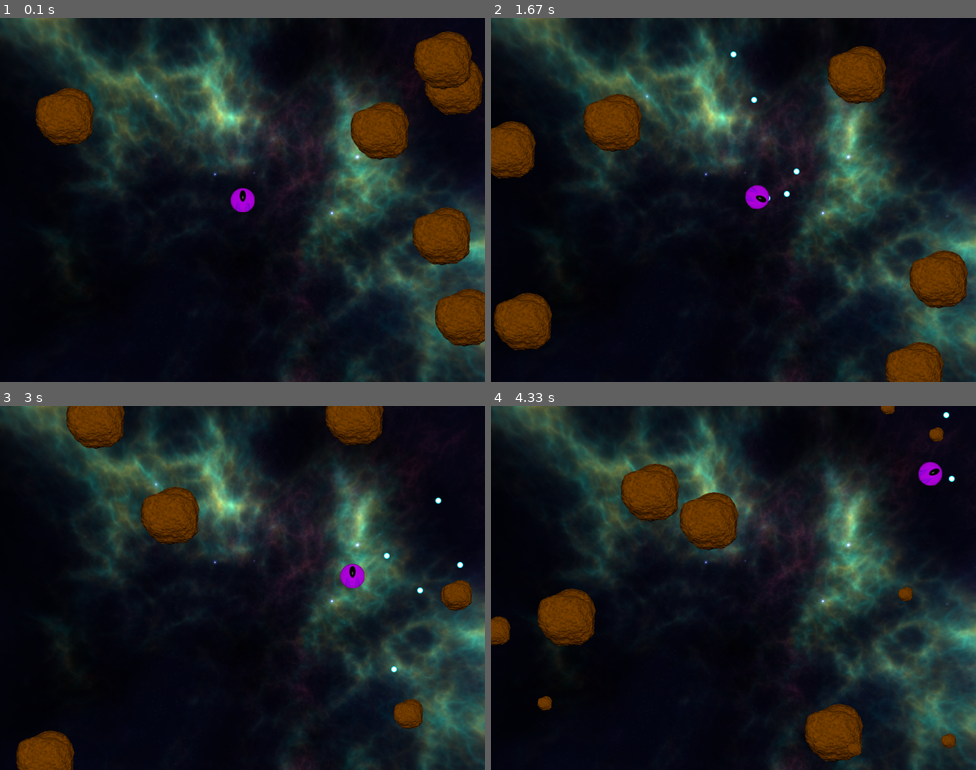
Above: before the commit, frames 1-4 (two rows, left to right).
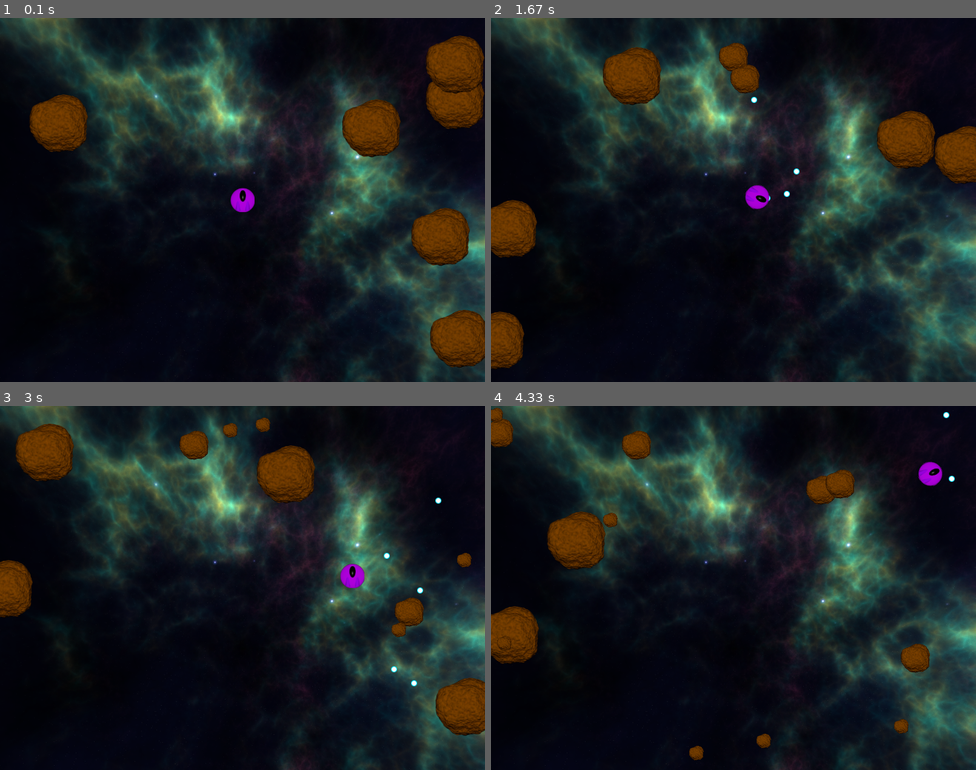
Above: after the commit, the same moments.

Repository: k12-jowhite/MyRealPython
Game: pygame game, started from awesome_pygame_project/Space_Rocks/__main__.py
The game is run twice, just before and just after one commit, with the same random seed, the same clock (stepped at 60 frames per second) and the same inputs.
Inputs:
- Up to frame 1 (0.1 s): no input
- Up to frame 2 (1.67 s): tap Space at 0.33, 0.73, 1.03, 1.23, 1.57 s; hold Right 0.67-1.13 s; hold Up 1.17-1.47 s; hold Right from 1.5 s (still down)
- Up to frame 3 (3 s): tap Space at 1.87, 2.07, 2.37, 2.63, 2.93 s; release Right at 1.97 s; hold Left 2-2.53 s; hold Left 2.57-2.97 s
- Up to frame 4 (4.33 s): hold Up 3-3.37 s; tap Space at 3.07, 3.47, 3.77, 4.13 s; hold Right 3.4-4.03 s; hold Left from 4.07 s (still down)

The runs differ from the first frame. In frame 1, 5.4% of the frame differs, in the area x 6-100%, y 3-96%; in frame 2, 15%, in the area x 0-100%, y 6-100%; in frame 3, 12%; in frame 4, 11%.

Commit message:
Add Shields and Asteroid.Reflect

Diff:
--- a/awesome_pygame_project/Space_Rocks/game.py
+++ b/awesome_pygame_project/Space_Rocks/game.py
@@ -69,9 +69,16 @@
         if self.spaceship :
             for asteroid in self.asteroids :
                 if asteroid.collides_with(self.spaceship) :
-                    self.spaceship = None
-                    self.message = "You lost!"
-                    break
+                    print(self.spaceship.shield)
+                    if self.spaceship.shield == 0 :
+                        self.spaceship = None
+                        self.message = "You lost!"
+                        break
+                    else :
+                        ship_direction = self.spaceship.direction
+                        self.asteroids.remove(asteroid)
+                        asteroid.reflect(ship_direction)
+                        self.spaceship.shield -= 1
         for bullet in self.bullets[:] :
             for asteroid in self.asteroids[:] :
                 if asteroid.collides_with(bullet) :
--- a/awesome_pygame_project/Space_Rocks/models.py
+++ b/awesome_pygame_project/Space_Rocks/models.py
@@ -27,10 +27,11 @@
     MANEUVERABILITY = 3
     ACCELERATION = 0.1
     BULLET_SPEED = 3
-
+    SHIELD_MAX = 10
     def __init__(self, position, create_bullet_callback) :
         self.create_bullet_callback = create_bullet_callback
         self.laser_sound = load_sound("laser")
+        self.shield = self.SHIELD_MAX
         # Make a copy of the original UP vector
         self.direction = Vector2(UP)
         super().__init__(position, load_sprite("spaceship"), Vector2(0))
@@ -57,8 +58,9 @@
         self.laser_sound.play()
 
 class Asteroid(GameObject) :
-    def __init__(self, position, create_asteroid_callback, size=3) :
+    def __init__(self, position, create_asteroid_callback, size=3, vector=None) :
         self.create_asteroid_callback = create_asteroid_callback
+        self.direction = vector if vector else get_random_velocity(1, 3)
         self.size = size
         size_to_scale = {
             3:1,
@@ -67,15 +69,31 @@
         }
         scale = size_to_scale[size]
         sprite = rotozoom(load_sprite("asteroid"), 0, scale)
+        trajectory = self.direction
         super().__init__(
-            position, sprite, get_random_velocity(1, 3)
+            position, sprite, trajectory
         )
 
     def split(self) :
         if self.size > 1 :
             for _ in range(2) :
                 asteroid = Asteroid(
-                    self.position, self.create_asteroid_callback, self.size - 1
+                    self.position,
+                    self.create_asteroid_callback,
+                    self.size - 1
+                )
+                self.create_asteroid_callback(asteroid)
+
+    def reflect(self, ship_vector) :
+        print(ship_vector)
+        if self.size > 1 :
+            for a in range(2) :
+                new_angle = (-2, 0) if a % 2 else (0, 2)
+                asteroid = Asteroid(
+                    self.position,
+                    self.create_asteroid_callback,
+                    self.size - 1,
+                    ship_vector.reflect(new_angle)
                 )
                 self.create_asteroid_callback(asteroid)
 
--- a/awesome_pygame_project/Space_Rocks/utils.py
+++ b/awesome_pygame_project/Space_Rocks/utils.py
@@ -24,9 +24,9 @@
         random.randrange(surface.get_height()),
     )
 
-def get_random_velocity(min_speed, max_speed) :
+def get_random_velocity(min_speed, max_speed, min_angle=0, max_angle=360) :
     speed = random.randint(min_speed, max_speed)
-    angle = random.randrange(0, 360)
+    angle = random.randrange(min_angle, max_angle)
     return Vector2(speed, 0).rotate(angle)
 
 def load_sound(name) :
